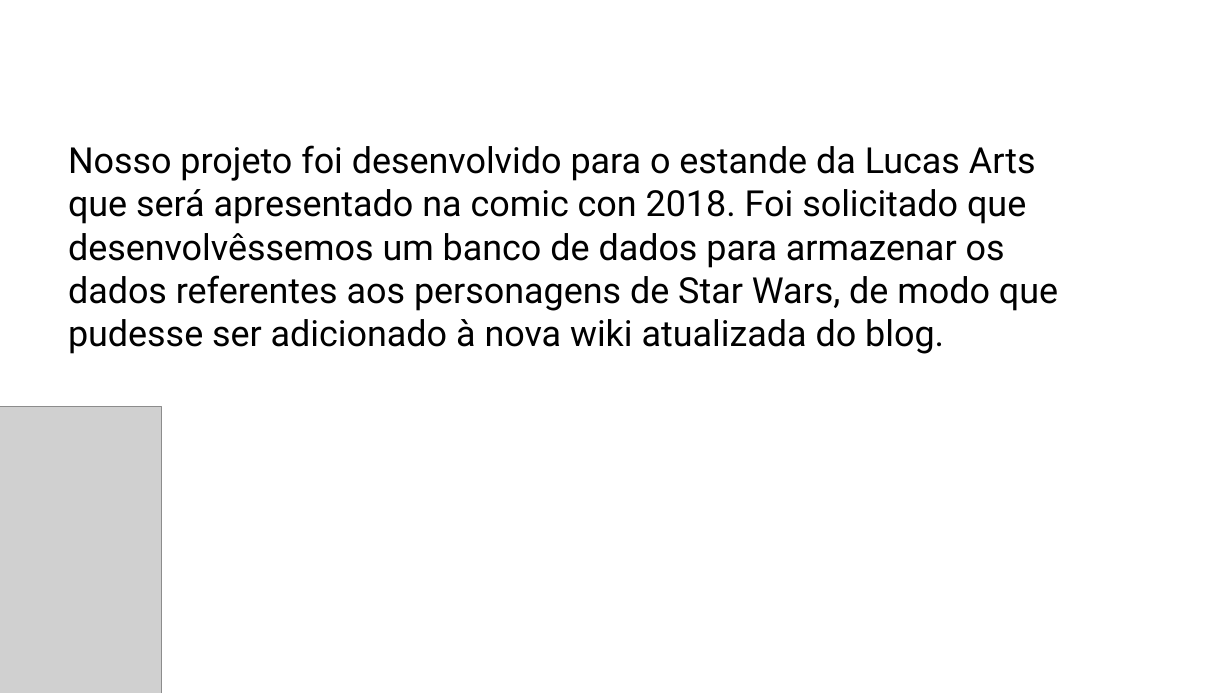
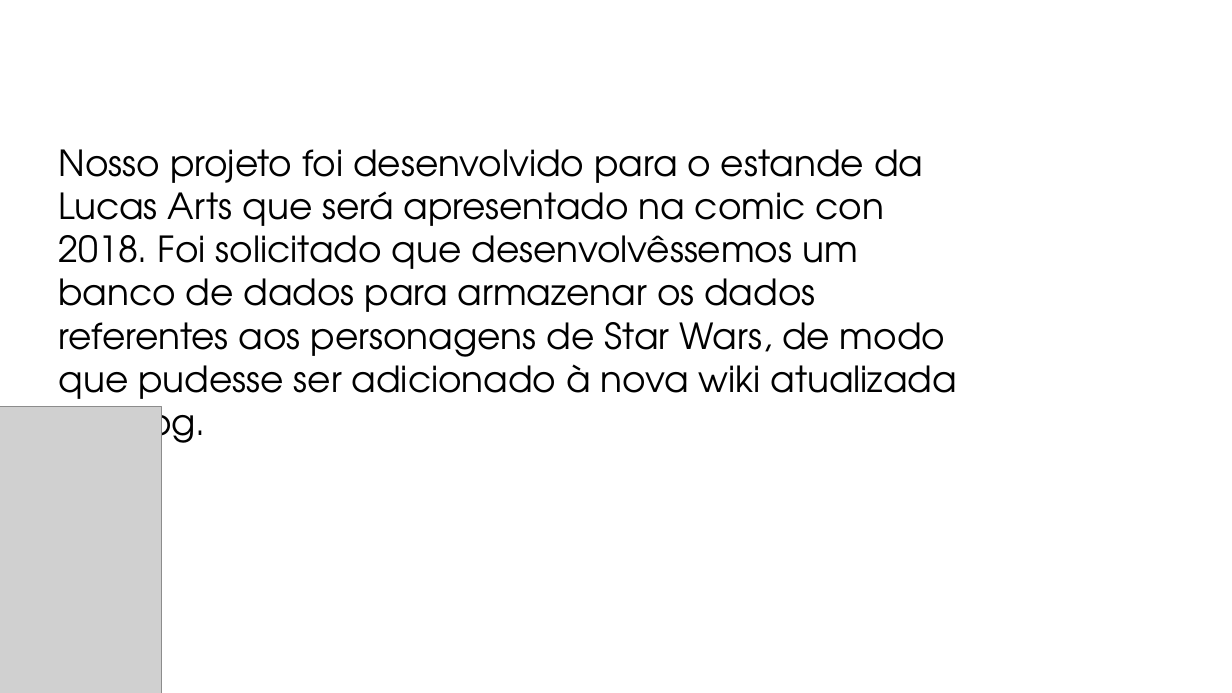
Before and after one commit to daniellygj/Fatec, a slide deck: slide 4 of 2º Semestre/Arquitetura e modelagem de dados/Projeto final/Slide.pptx. Drawn at 1232x693 pixels with LibreOffice and Linux fonts; fonts in the diff are those of the drawing; grey boxes stand for pictures; background and template pictures are left out. Boxes give left, top, right and bottom in pixels: in the first picture for what was removed or moved away, otherwise in the second. Text is boxed around its words. In the diff, an @@ line names an element or a change of style, - is before the commit and + after.

```diff
--- a/2º Semestre/Arquitetura e modelagem de dados/Projeto final/Slide.pptx
+++ b/2º Semestre/Arquitetura e modelagem de dados/Projeto final/Slide.pptx
@@ text "Nosso projeto foi desenvolvido para ...": place and size @@
-text "Nosso projeto foi desenvolvido para ..." at box(68, 145, 1058, 354)
+text "Nosso projeto foi desenvolvido para ..." at box(58, 149, 957, 409)
@@ text "Nosso projeto foi desenvolvido para ..." at box(58, 149, 957, 409): font Roboto to TeX Gyre Adventor @@
```
Also in this commit, not shown: 12 other slides changed, 1 other file.
